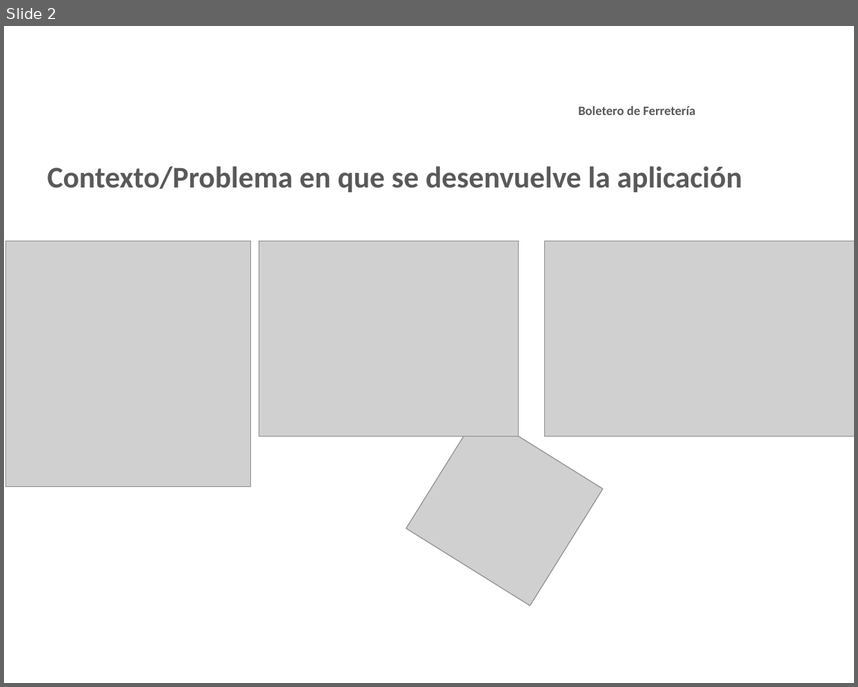
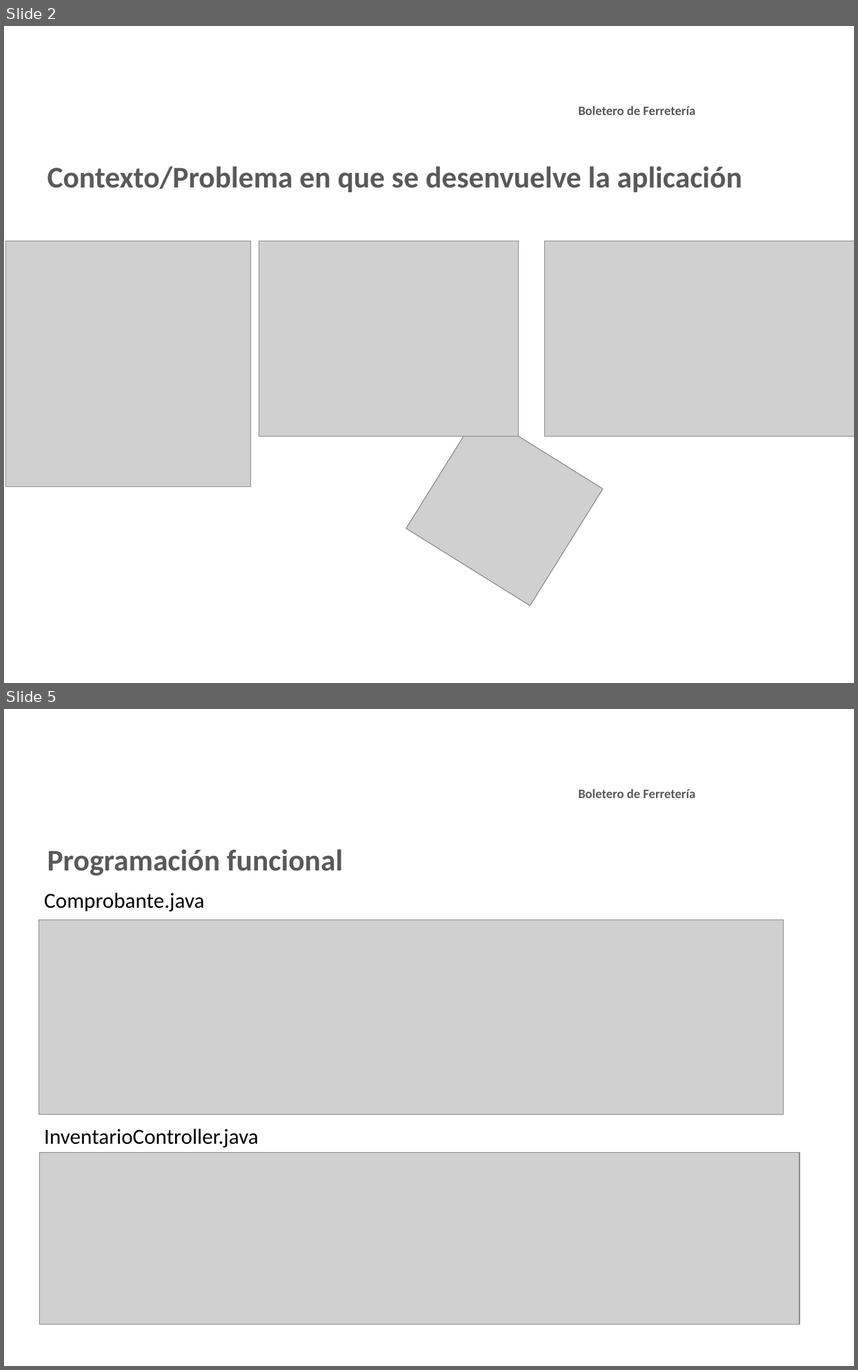
Before and after one commit to jmainhard/ezshop, a slide deck: design/Presentación proyecto.pptx. Shown one above the other, each under a label of ours: slide 2 before the commit, slides 2 and 5 after it; the slides between them are not shown. The pictures are 858x687 and 858x1370 pixels, drawn with LibreOffice and Linux fonts; fonts in the diff are those of the drawing; grey boxes stand for pictures; background and template pictures are left out. Boxes give left, top, right and bottom in pixels: in the first picture for what was removed or moved away, otherwise in the second. Text is boxed around its words. In the diff, an @@ line names an element or a change of style, - is before the commit and + after.

```diff
--- a/design/Presentación proyecto.pptx
+++ b/design/Presentación proyecto.pptx
@@ slide 5 added at [4,709,854,1366], background picture (left out); not listed: 1 template element that a slide beside it also shows @@
@@ text added at [578,789,695,798], 12 pt, text #595959, bold @@
+Boletero de Ferretería
@@ text added at [47,849,343,876], 28 pt, text #595959, bold @@
+Programación funcional
@@ text added at [44,893,204,912], 20 pt, text #000000 @@
+Comprobante.java
@@ picture added at [38,919,784,1114] @@
@@ text added at [44,1129,259,1148], 20 pt, text #000000 @@
+InventarioController.java
@@ picture added at [40,1153,800,1324] @@
```
Also in this commit, not shown: 2 slides changed, 5 other slides added, 1 other file.
